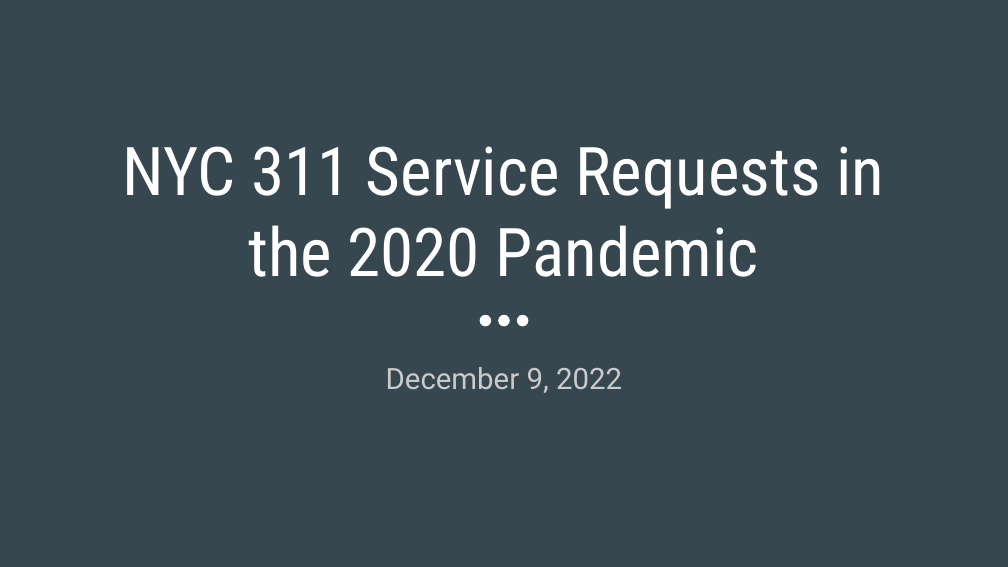
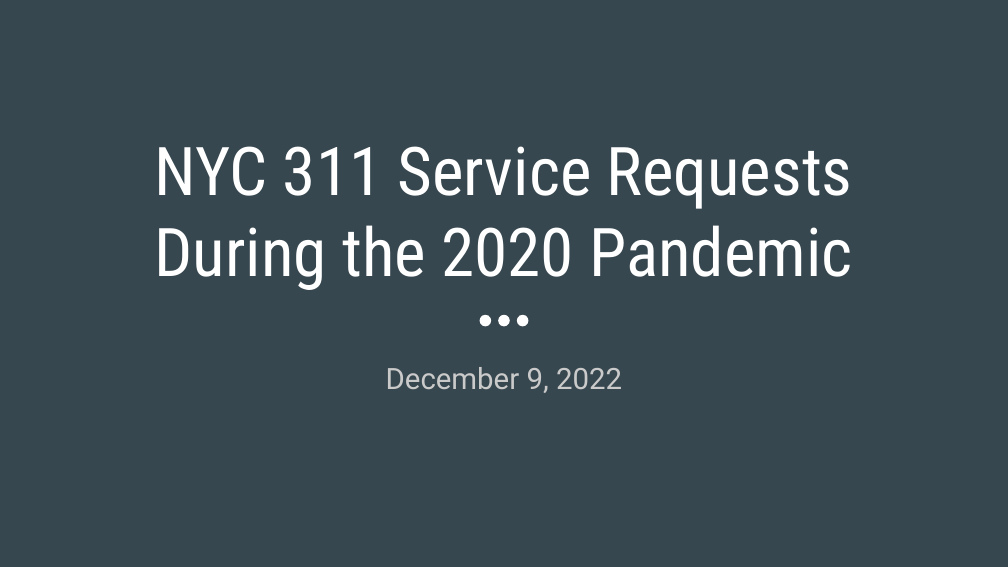
Before and after one commit to outofthenorm27/NYC-OpenData, a slide deck: slide 1 of Resources/Panaseer_Presentation.pptx. Drawn at 1008x567 pixels with LibreOffice and Linux fonts; fonts in the diff are those of the drawing. Boxes give left, top, right and bottom in pixels: in the first picture for what was removed or moved away, otherwise in the second. Text is boxed around its words. In the diff, an @@ line names an element or a change of style, - is before the commit and + after.

Commit message:
updated presentation

```diff
--- a/Resources/Panaseer_Presentation.pptx
+++ b/Resources/Panaseer_Presentation.pptx
@@ title at [155, 146, 853, 290]: text changed @@
-NYC 311 Service Requests in the 2020 Pandemic
+NYC 311 Service Requests During the 2020 Pandemic
```
Also in this commit, not shown: 8 slides added.
